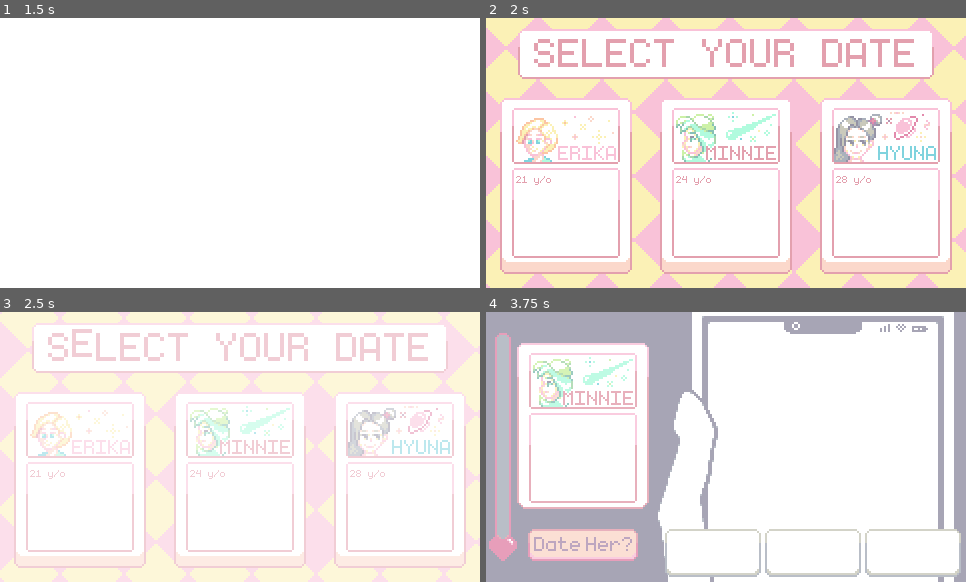
Above: before the commit, frames 1-4 (two rows, left to right).
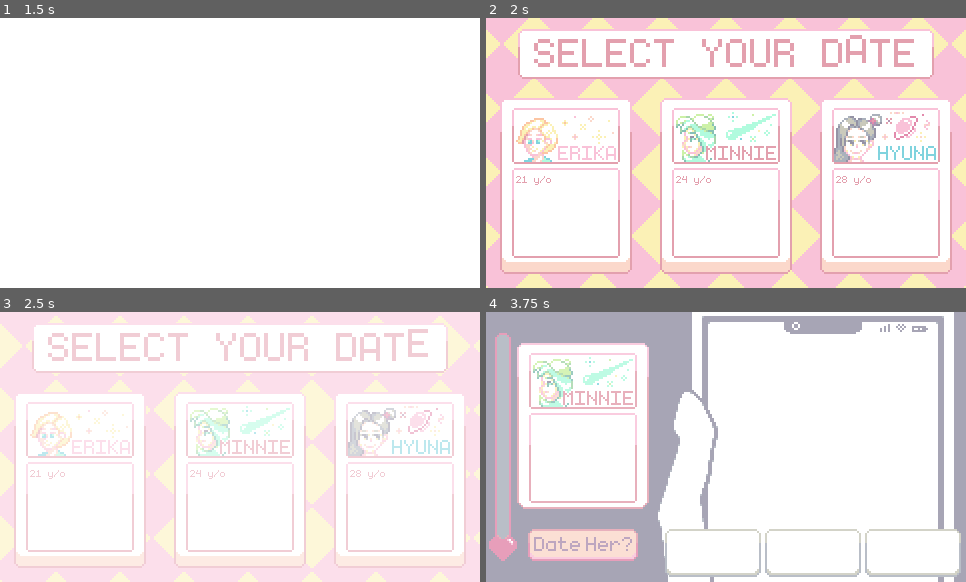
Above: after the commit, the same moments.

Repository: MaiGamesDev/PixelMate
Game: Godot game, scene res://Source/Main/StartMenu.tscn
Two runs of this game, one before a commit and one after it. Both use one fixed random seed, a clock stepped at 60 frames per second and the inputs below.
Inputs (mouse positions are in pixels of both pictures, inside the frame that each line leads up to):
- Up to frame 1 (1.5 s): tap Enter at 0.5 s
- Up to frame 2 (2 s): no input
- Up to frame 3 (2.5 s): click "21 y/o" at 2 s
- Up to frame 4 (3.75 s): click "24 y/o" at 2.75 s; click (582, 544) at 3.5 s

Frame 1 is identical in both runs. In frame 2, 26% of the frame differs, in the area x 0-100%, y 0-100%; in frame 3, 0.6%; in frame 4, nothing differs.

Commit message:
autoplay fade in

Diff:
--- a/PM/Source/Main/LevelSelect.gd
+++ b/PM/Source/Main/LevelSelect.gd
@@ -1,8 +1,4 @@
 extends Node
-
-# Called when the node enters the scene tree for the first time.
-func _ready():
-	$AnimationPlayer.play("fadein")
 
 func next_scene():
 	get_tree().change_scene("res://Source/Chat/ChatRoom.tscn")
--- a/PM/Source/Main/LevelSelect.tscn
+++ b/PM/Source/Main/LevelSelect.tscn
@@ -252,17 +252,18 @@
 
 [node name="BackGround" type="AnimatedSprite" parent="."]
 frames = SubResource( 17 )
-frame = 6
+frame = 13
 playing = true
 centered = false
 
 [node name="SelectTitle" type="AnimatedSprite" parent="."]
 position = Vector2( 240, 36 )
 frames = SubResource( 39 )
-frame = 3
+frame = 15
 playing = true
 
 [node name="AnimationPlayer" type="AnimationPlayer" parent="."]
+autoplay = "fadein"
 anims/fadein = SubResource( 41 )
 anims/fadeout = SubResource( 43 )
 
